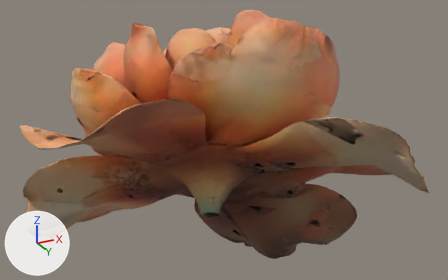
The glTF model assets/models/radiant_peony.glb as it was, and as the next commit left it.
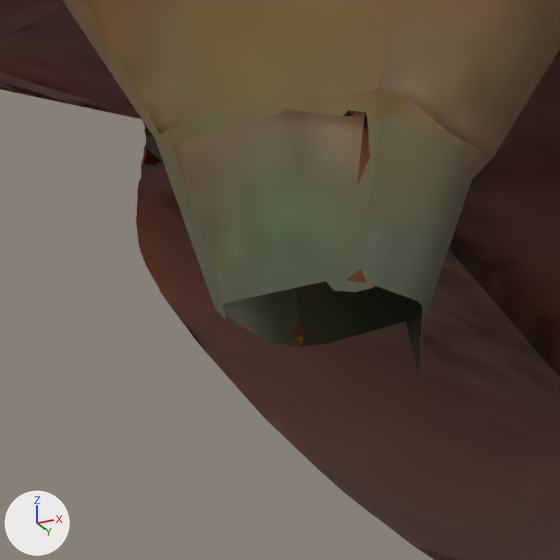
Each version appears first whole from a 50 mm camera at (1.118, -2.083, -0.356) aimed at (0.057, 0.04, 0.6), and next in a close-up on the part from 41% to 51% of the width and 67% to 84% of the height. Arrows for +X, +Y and +Z are at lower left; the lights stay in place. The older version's two pictures come first. Where no turn or scale is listed for an object, it has been applied to the vertices. Vertices at exactly the same position are counted once.

The scene before the commit, as lines of its bpy script (objects in view):
```python
me_mesh_0 = bpy.data.meshes.new('Mesh_0')
me_mesh_0.from_pydata(...)  # 31938 vertices, 64164 faces; spans x -0.84..0.84, y -0.81..0.81, z 0.25..1.0
me_mesh_0.materials.append(mat_material_0)
ob_mesh_0 = bpy.data.objects.new('mesh_0', me_mesh_0)
ob_mesh_0.location = (0.0, 0.0, 0.0)
```
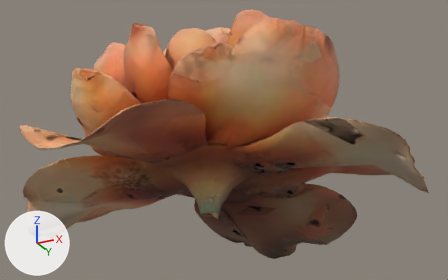
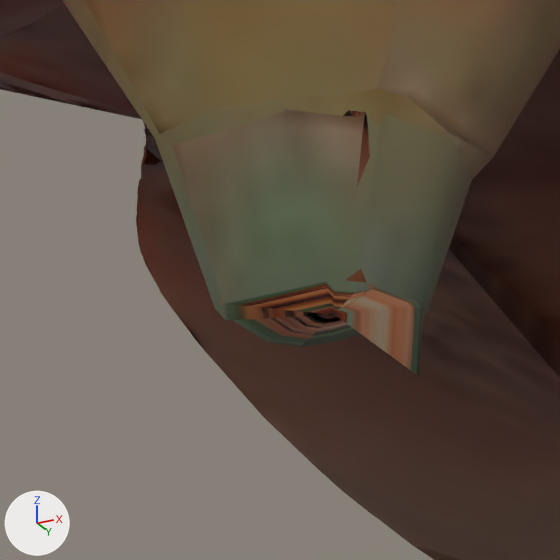
Edits to the bpy script that builds the scene:
```text
Change me_mesh_0:
    used by ob_mesh_0; location = (0.0, 0.0, 0.0)
    remove me_mesh_0.from_pydata(...)  # 31938 vertices, 64164 faces; spans x -0.84..0.84, y -0.81..0.81, z 0.25..1.0
    add me_mesh_0.from_pydata(...)  # 31939 vertices, 64179 faces; spans x -0.84..0.84, y -0.81..0.81, z 0.25..1.0
    me_mesh_0 part 1
    1 vertex is added at (0.01, 0.01, 0.28)
    15 new faces join them
    other edits to the shape of me_mesh_0 do not show in these pictures
```

Boxes [x1, y1, x2, y2] around the edits, measured in the close-ups (560 x 560 px):
part 1 of me_mesh_0, added (brown)
    after: [223, 281, 422, 376]
